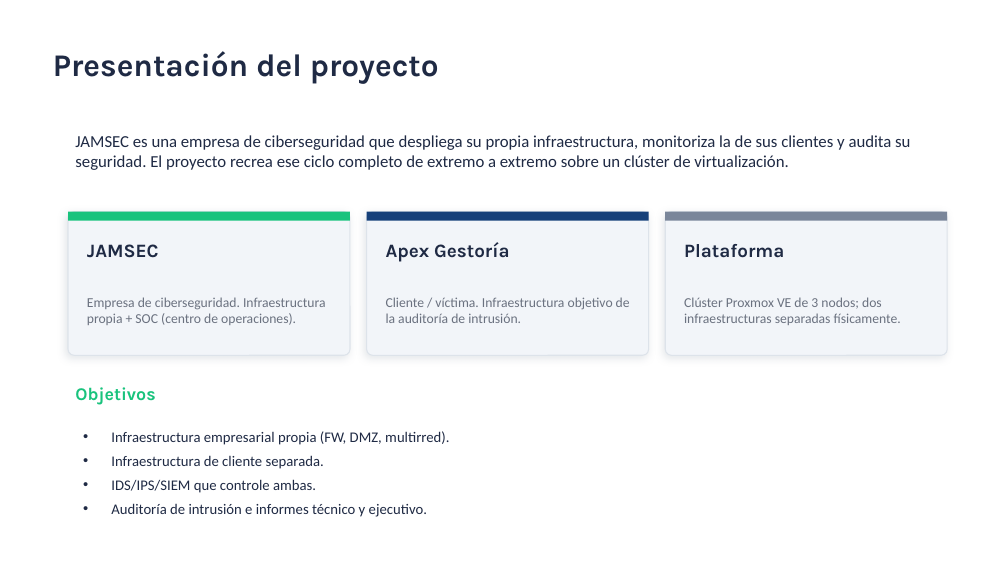
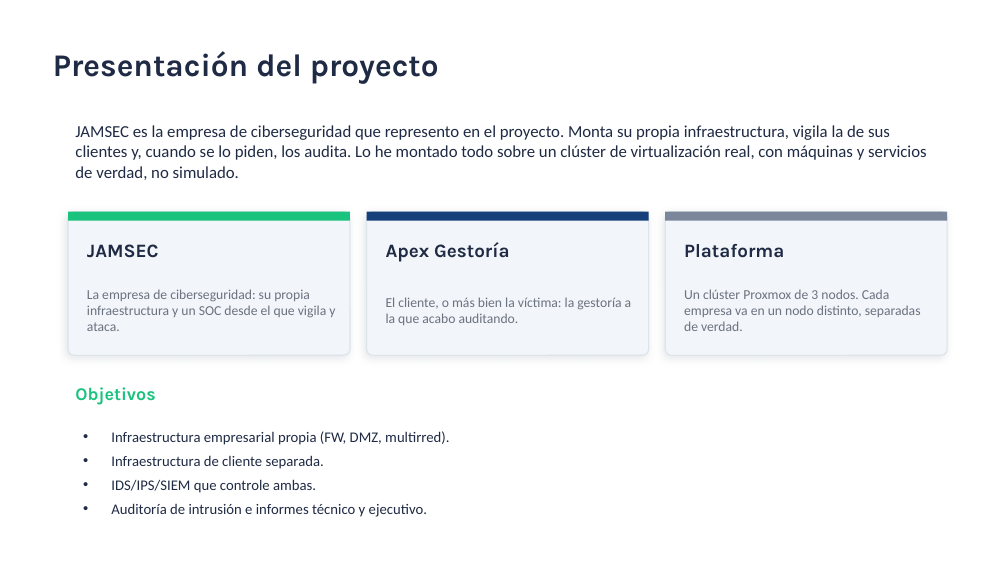
Before and after one commit to aleexsanchezz04/jamsec-proyecto-ciberseguridad, a slide deck: slide 4 of presentacion/JAMSEC_Presentacion.pptx. Drawn at 1008x567 pixels with LibreOffice and Linux fonts; fonts in the diff are those of the drawing. Boxes give left, top, right and bottom in pixels: in the first picture for what was removed or moved away, otherwise in the second. Text is boxed around its words. In the diff, an @@ line names an element or a change of style, - is before the commit and + after.

Commit message:
Reescritura de documentos: mas contenido y lenguaje natural - Memoria, informe tecnico e informe ejecutivo ampliados y en voz de autor - Textos de la presentacion humanizados (maqueta intacta) - Retirados del repo los PDF desfasados (regenerar desde los .docx actualizados)

```diff
--- a/presentacion/JAMSEC_Presentacion.pptx
+++ b/presentacion/JAMSEC_Presentacion.pptx
@@ text at [75, 125, 927, 180]: text changed @@
-JAMSEC es una empresa de ciberseguridad que despliega su propia infraestructura, monitoriza la de sus clientes y audita su seguridad. El proyecto recrea ese ciclo completo de extremo a extremo sobre un clúster de virtualización.
+JAMSEC es la empresa de ciberseguridad que represento en el proyecto. Monta su propia infraestructura, vigila la de sus clientes y, cuando se lo piden, los audita. Lo he montado todo sobre un clúster de virtualización real, con máquinas y servicios de verdad, no simulado.
@@ text at [87, 289, 335, 331]: text changed @@
-Empresa de ciberseguridad. Infraestructura propia + SOC (centro de operaciones).
+La empresa de ciberseguridad: su propia infraestructura y un SOC desde el que vigila y ataca.
@@ text at [386, 297, 632, 325]: text changed @@
-Cliente / víctima. Infraestructura objetivo de la auditoría de intrusión.
+El cliente, o más bien la víctima: la gestoría a la que acabo auditando.
@@ text at [684, 289, 921, 331]: text changed @@
-Clúster Proxmox VE de 3 nodos; dos infraestructuras separadas físicamente.
+Un clúster Proxmox de 3 nodos. Cada empresa va en un nodo distinto, separadas de verdad.
```
Also in this commit, not shown: 5 other slides changed, 10 other files.
